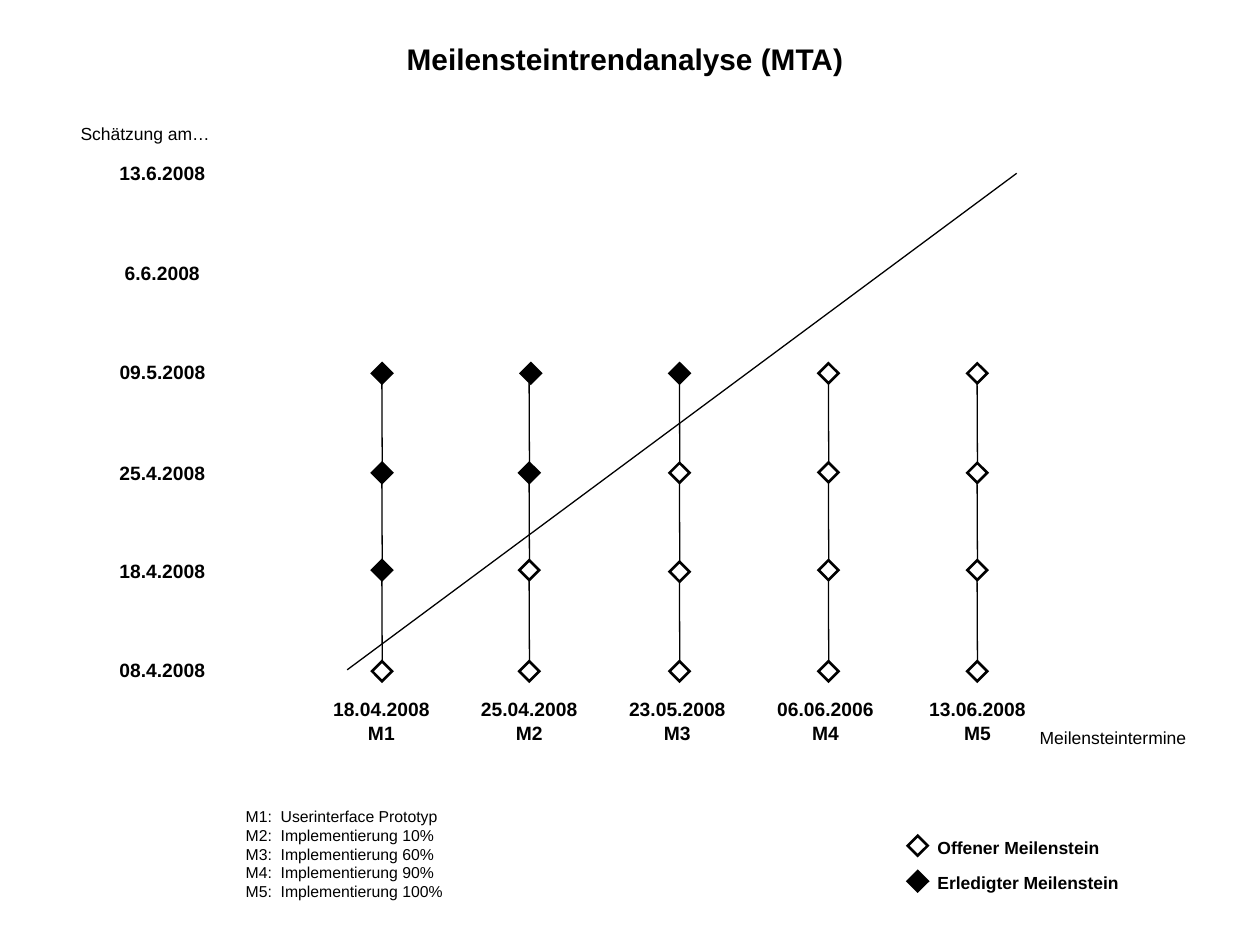
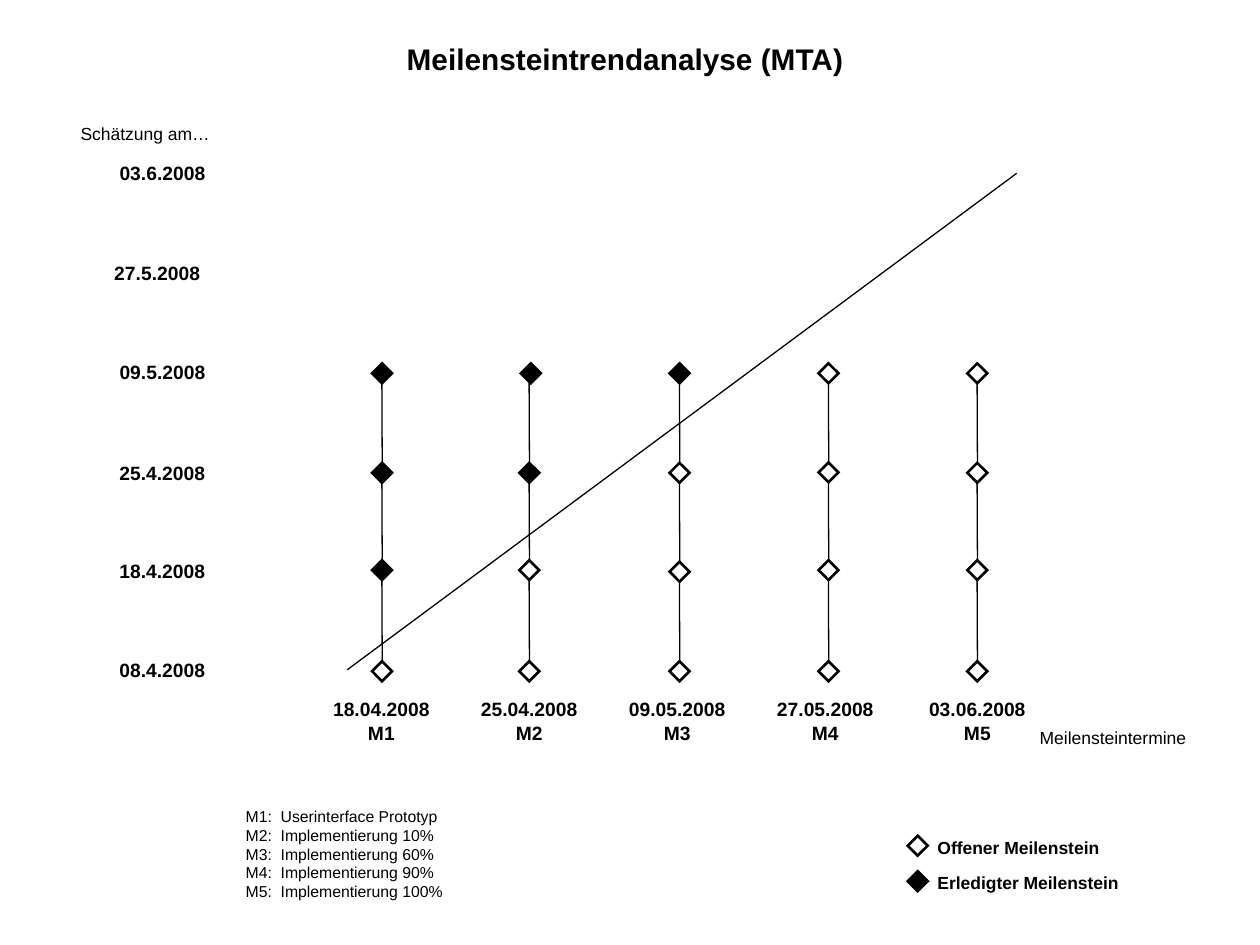
Before and after one commit to BackupTheBerlios/ticketline4032-svn, a slide deck: slide 1 of trunk/Dokumente/Allgemein/Projektmanagement/Meilensteintrendanalyse/Meilensteintrendanalyse.ppt. Drawn at 1260x945 pixels with LibreOffice and Linux fonts; fonts in the diff are those of the drawing. Boxes give left, top, right and bottom in pixels: in the first picture for what was removed or moved away, otherwise in the second. Text is boxed around its words. In the diff, an @@ line names an element or a change of style, - is before the commit and + after.

```diff
--- a/trunk/Dokumente/Allgemein/Projektmanagement/Meilensteintrendanalyse/Meilensteintrendanalyse.ppt
+++ b/trunk/Dokumente/Allgemein/Projektmanagement/Meilensteintrendanalyse/Meilensteintrendanalyse.ppt
@@ text at [120,166,206,181]: text changed @@
-13.6.2008
+03.6.2008
@@ text at [114,266,200,281]: text changed @@
-6.6.2008
+27.5.2008
@@ text at [629,702,725,717]: text changed @@
-23.05.2008
+09.05.2008
@@ text at [777,702,873,717]: text changed @@
-06.06.2006
+27.05.2008
@@ text at [929,702,1025,717]: text changed @@
-13.06.2008
+03.06.2008
```
